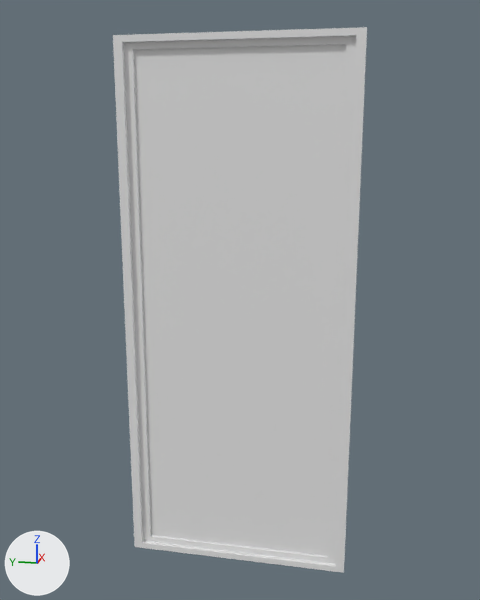
The FBX model The Game/Assets/Models/Picture_03_Set.fbx, before and after one commit.
One viewpoint serves both versions: a 50 mm camera at (-0.708, -0.145, 0.199) aimed at (0.005, -0.002, 0.02). Lighting does not change. The marker at lower left points along +X, +Y and +Z. Where no turn or scale is listed for an object, it has been applied to the vertices.

Objects in the first picture: 'Picture_03_Frame', 'Picture_03_Image'.
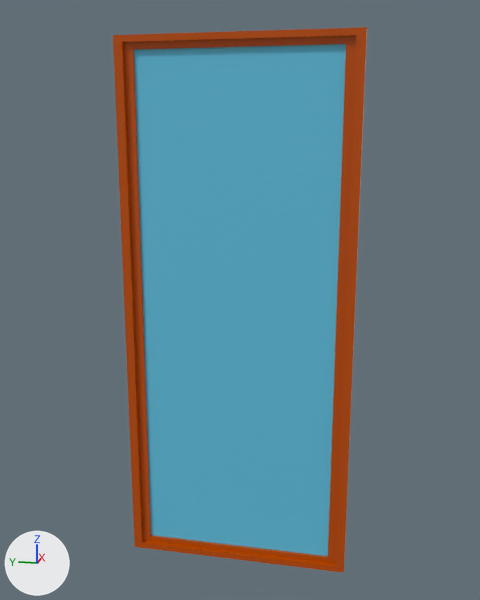
The change in detail:
Material '01 - Default' (mat_01___default) is new.
Its base color is (0.518, 0.0745, 0.0) (orange #bf4d00).
Its roughness is 0.0.
Material '02 - Default' (mat_02___default) is new.
Its base color is (0.122, 0.541, 0.757) (cyan #62c2e2).
Its roughness is 0.0.
me_mesh has 24 vertices, 22 faces and spans x -0.01..0.01, y -0.13..0.13, z -0.301..0.301.
me_mesh now uses material mat_01___default (orange #bf4d00).
me_mesh_001 has 4 vertices, 1 face and spans x 0.001, y -0.11..0.11, z -0.287..0.287.
me_mesh_001 now uses material mat_02___default (cyan #62c2e2).

What differs and where, as boxes (x1, y1, x2, y2) in the pictures (480 x 600 px):
'Picture_03_Image', recoloured (grey to cyan)
    both: (134, 44, 346, 556)
'Picture_03_Frame', recoloured
    both: (113, 27, 367, 573)
